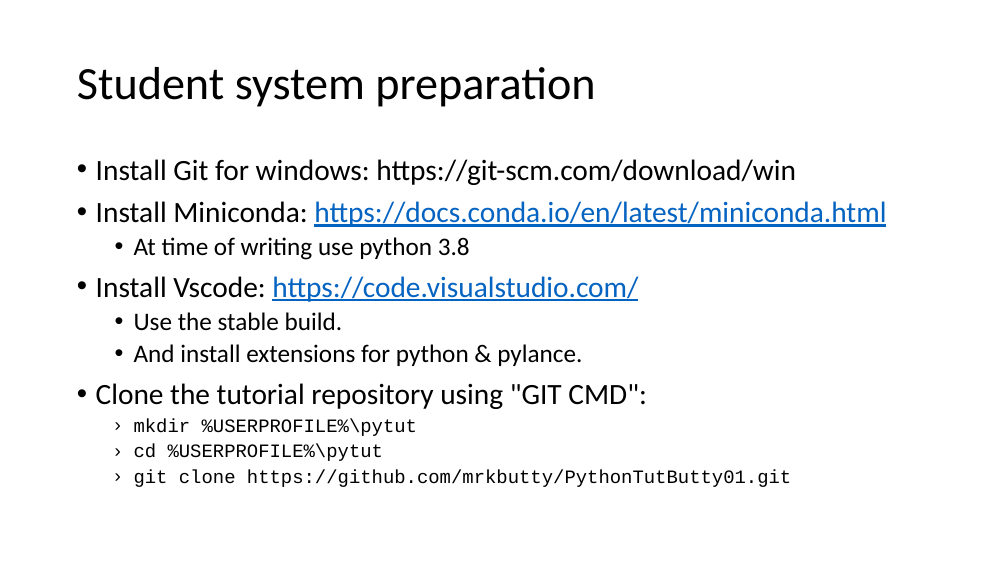
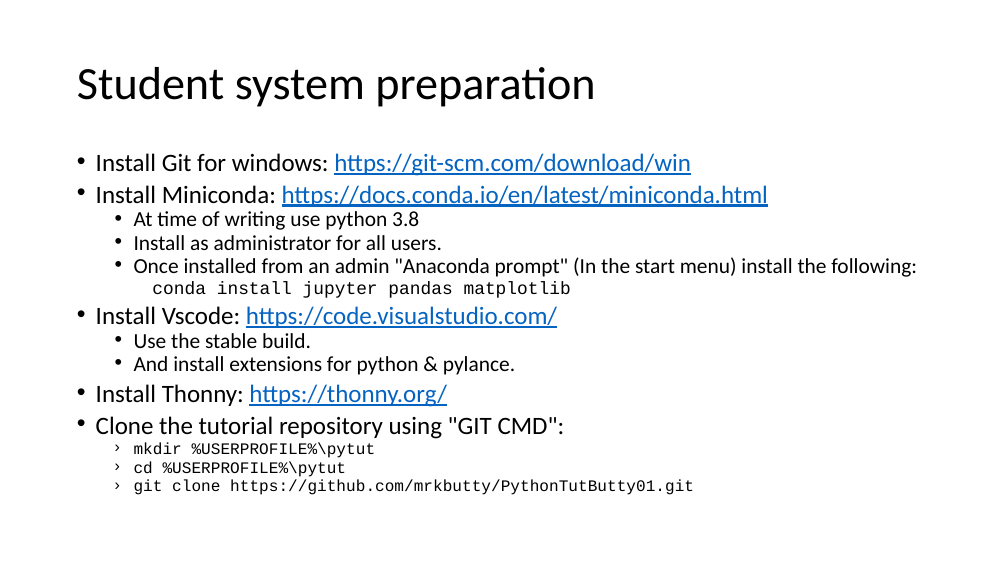
Before and after one commit to mrkbutty/PythonTutButty01, a slide deck: slide 2 of PyTut1_Intro.pptx. Drawn at 1008x567 pixels with LibreOffice and Linux fonts; fonts in the diff are those of the drawing. Boxes give left, top, right and bottom in pixels: in the first picture for what was removed or moved away, otherwise in the second. Text is boxed around its words. In the diff, an @@ line names an element or a change of style, - is before the commit and + after.

```diff
--- a/PyTut1_Intro.pptx
+++ b/PyTut1_Intro.pptx
@@ text at [96,153,768,495]: size 28 to 23.8 pt in "Install Git for windows: https://git-scm.com/download/win", "Install Miniconda: https://docs.conda.io/en/latest/miniconda ...", "Install Vscode: https://code.visualstudio.com/", "Clone the tutorial repository using "GIT CMD":"; text colour #000000 to #0563C1, underline on in "https://git-scm.com/download/win"; size 24 to 20.4 pt in "At time of writing use python 3.8", "Use the stable build.", "And install extensions for python & pylance."; size 18 to 15.3 pt in "mkdir %USERPROFILE%\pytut", "cd %USERPROFILE%\pytut", "git clone https://github.com/mrkbutty/PythonTutButty01.git"; line spacing 0.9 to 0.7 @@
@@ text at [134,235,917,298]: paragraphs added @@
+  • Install as administrator for all users.
+  • Once installed from an admin "Anaconda prompt" (In the start menu) install the following:
+    conda install jupyter pandas matplotlib
@@ text at [96,384,447,407]: paragraph added @@
+• Install Thonny: https://thonny.org/
```
Also in this commit, not shown: 16 other slides changed, 10 slides added, 6 slides removed, 33 other files.
